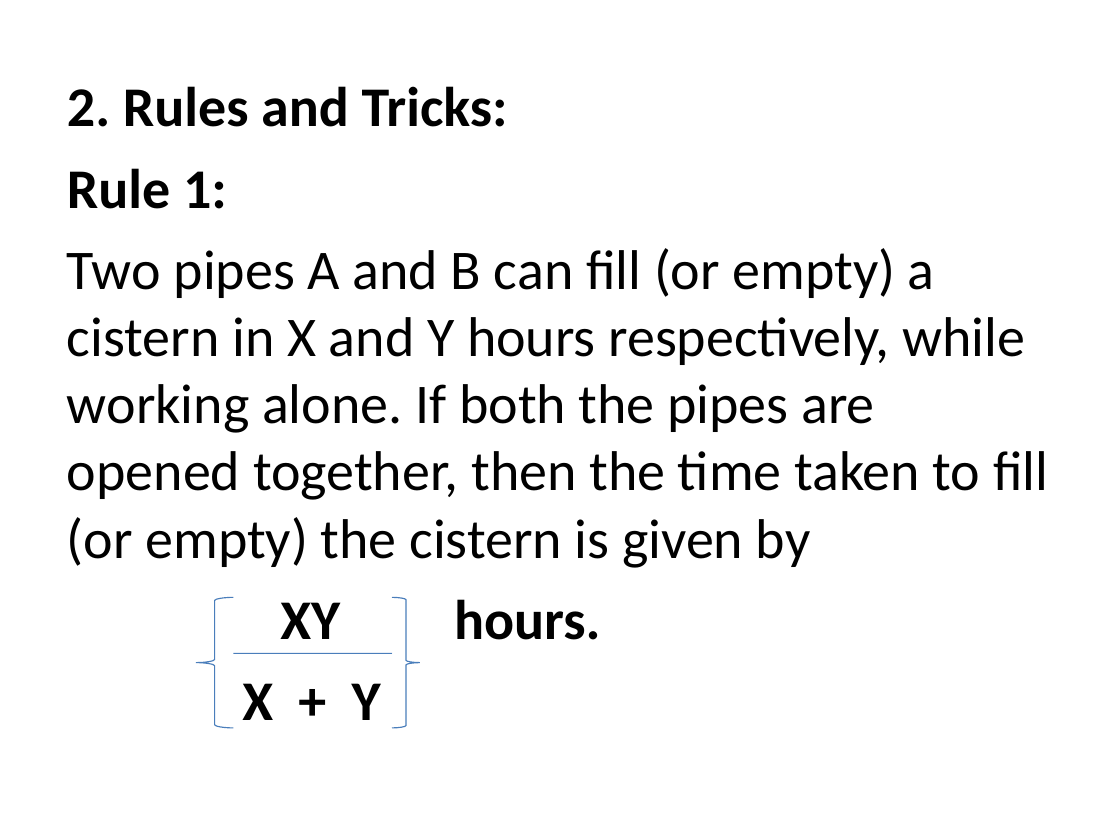
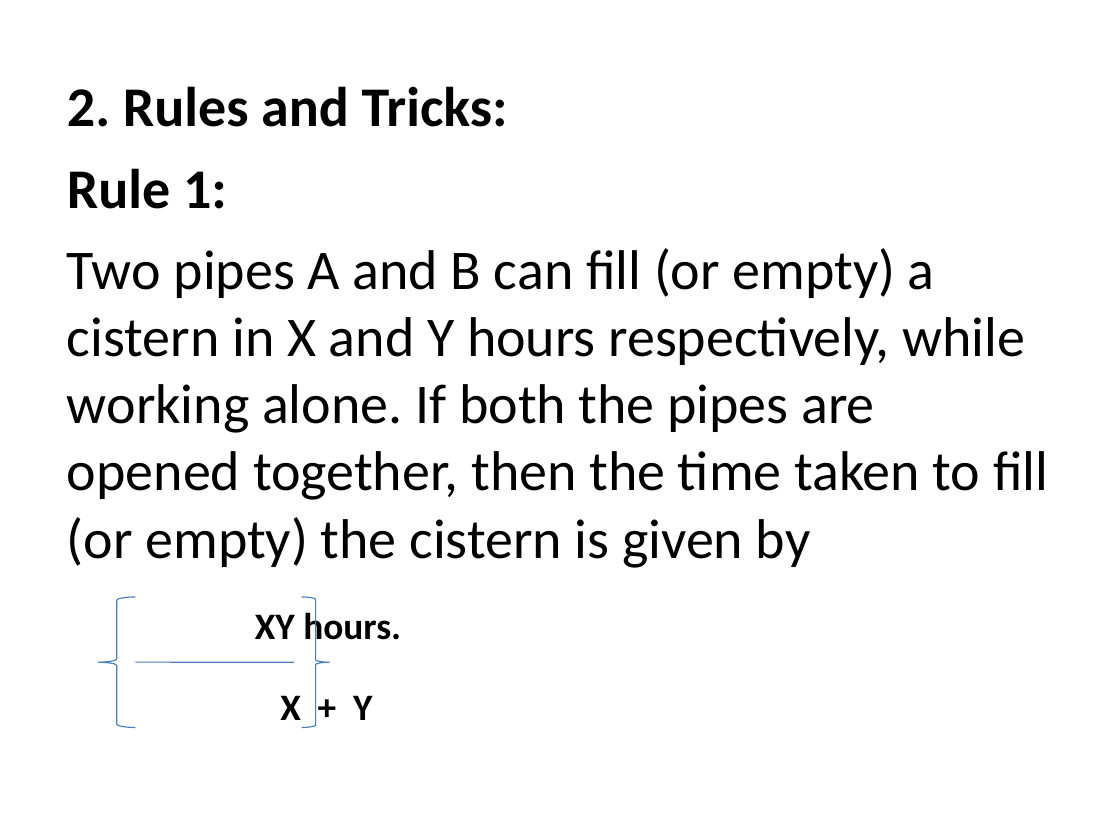
Before and after one commit to sauravhathi/lpu-cse, a slide deck: slide 3 of Subjects/PEA308 - ADVANCED ANALYTICAL SKILLS-II/Pipes and Cistern New.pptx. Drawn at 1120x840 pixels with LibreOffice and Linux fonts; fonts in the diff are those of the drawing; background and template pictures are left out. Boxes give left, top, right and bottom in pixels: in the first picture for what was removed or moved away, otherwise in the second. Text is boxed around its words. In the diff, an @@ line names an element or a change of style, - is before the commit and + after.

```diff
--- a/Subjects/PEA308 - ADVANCED ANALYTICAL SKILLS-II/Pipes and Cistern New.pptx
+++ b/Subjects/PEA308 - ADVANCED ANALYTICAL SKILLS-II/Pipes and Cistern New.pptx
@@ freeform shape moved from (x1=196, y1=597, x2=233, y2=728) to (x1=99, y1=597, x2=136, y2=728) @@
@@ freeform shape moved from (x1=392, y1=597, x2=420, y2=728) to (x1=301, y1=597, x2=329, y2=728) @@
@@ text at (x1=255, y1=608, x2=401, y2=720): size 36 to 24 pt in "XY hours.", "X + Y" @@
@@ line moved from (233, 653) - (392, 653) to (136, 662) - (295, 662) @@
```
Also in this commit, not shown: 1 other slide changed, 3 other files.
